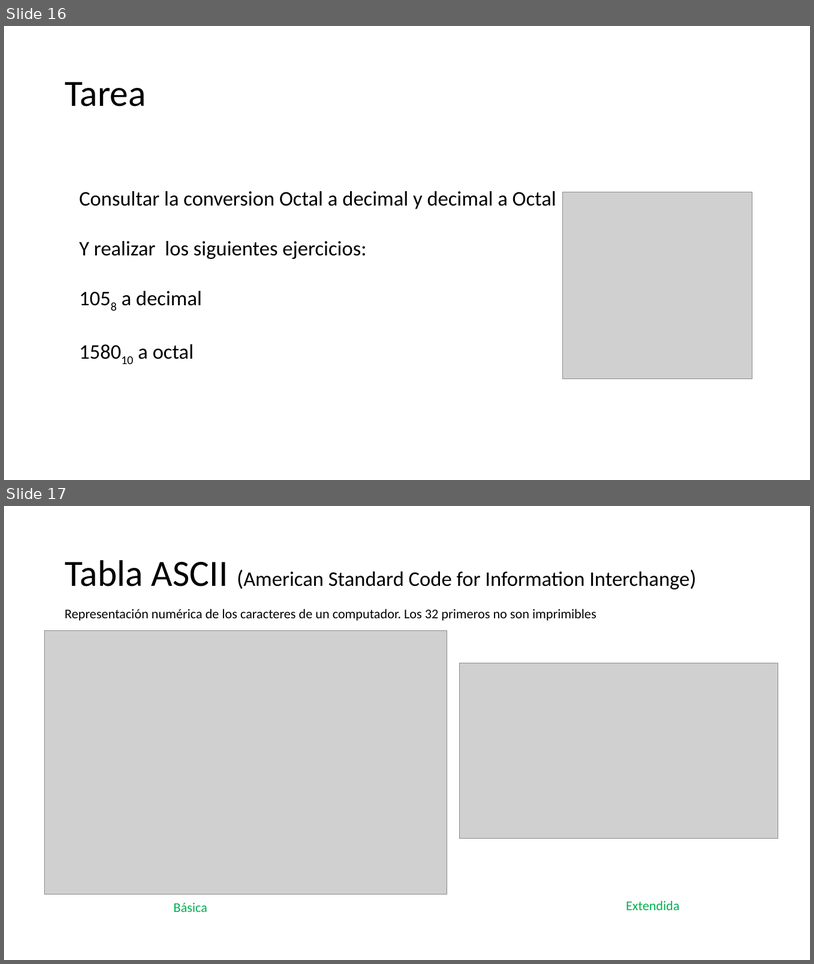
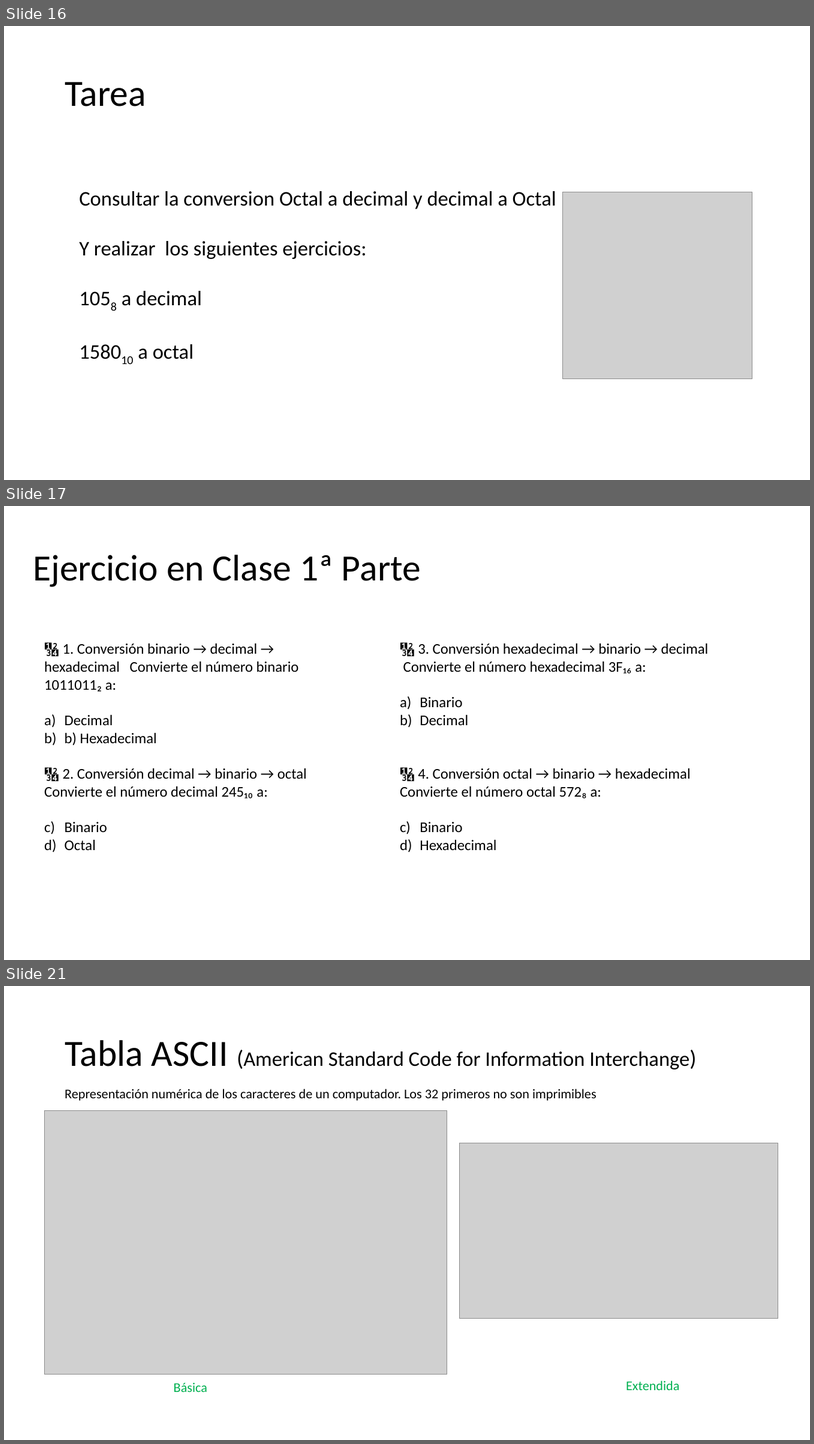
Before and after one commit to CesarLopez-Profe/Fundamentos_Programacion, a slide deck: Slides/2_Representacion&Conversiones.pptx. Shown one above the other, each under a label of ours: slides 16 and 17 before the commit, slides 16, 17 and 21 after it; the slides between them are not shown. The pictures are 814x964 and 814x1444 pixels, drawn with LibreOffice and Linux fonts; fonts in the diff are those of the drawing; grey boxes stand for pictures; background and template pictures are left out. Boxes give left, top, right and bottom in pixels: in the first picture for what was removed or moved away, otherwise in the second. Text is boxed around its words. In the diff, an @@ line names an element or a change of style, - is before the commit and + after.

```diff
--- a/Slides/2_Representacion&Conversiones.pptx
+++ b/Slides/2_Representacion&Conversiones.pptx
@@ slide 17 added at (x1=4, y1=506, x2=810, y2=960), background picture (left out) @@
@@ title added at (x1=33, y1=555, x2=421, y2=587), 49.9 pt, text #000000 @@
+Ejercicio en Clase 1ª Parte
@@ text added at (x1=44, y1=643, x2=307, y2=850), 20 pt, text #000000 @@
+🔢 1. Conversión binario → decimal → hexadecimal Convierte el número binario 1011011₂ a:
+a) Decimal
+b) b) Hexadecimal
+🔢 2. Conversión decimal → binario → octal Convierte el número decimal 245₁₀ a:
+a) Binario
+b) Octal
@@ text added at (x1=400, y1=643, x2=709, y2=850), 20 pt, text #000000 @@
+🔢 3. Conversión hexadecimal → binario → decimal Convierte el número hexadecimal 3F₁₆ a:
+a) Binario
+b) Decimal
+🔢 4. Conversión octal → binario → hexadecimal Convierte el número octal 572₈ a:
+a) Binario
+b) Hexadecimal
@@ what was slide 17 is now slide 21 @@
```
Also in this commit, not shown: 3 other slides added, 2 other files.
